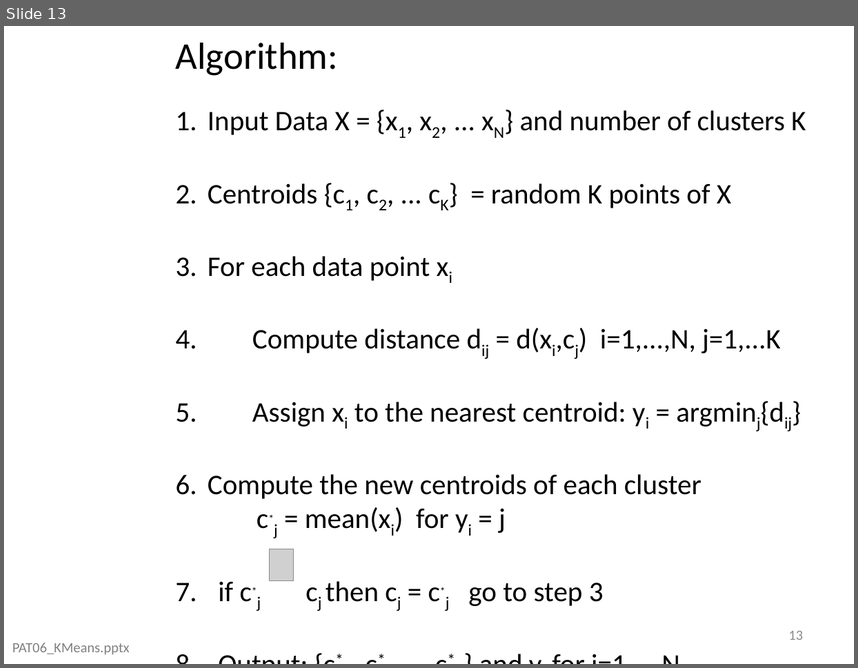
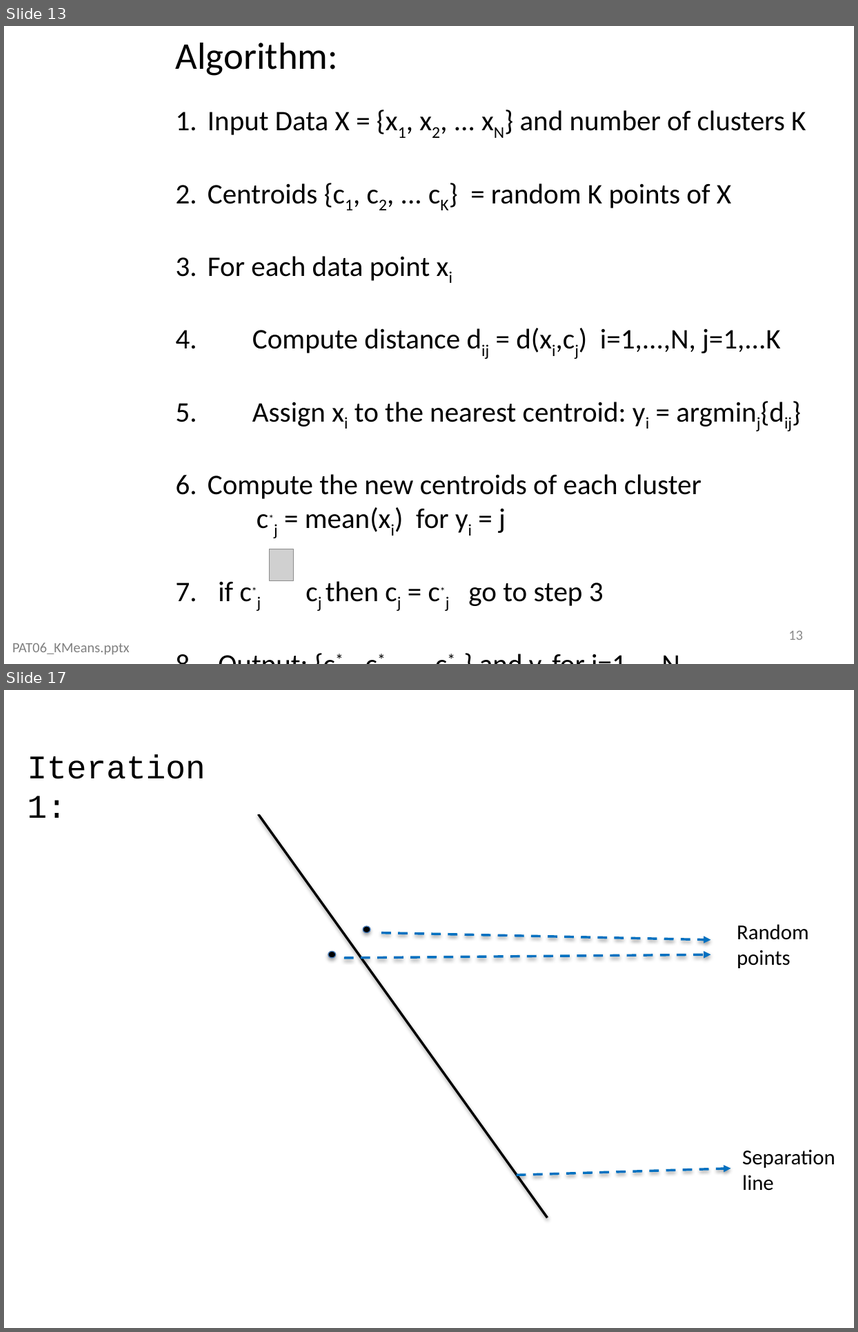
Before and after one commit to domingomery/patrones, a slide deck: clases/Cap06_Clustering/presentations/PAT06_KMeans.pptx. Shown one above the other, each under a label of ours: slide 13 before the commit, slides 13 and 17 after it; the slides between them are not shown. The pictures are 858x668 and 858x1332 pixels, drawn with LibreOffice and Linux fonts; fonts in the diff are those of the drawing; grey boxes stand for pictures; background and template pictures are left out. Boxes give left, top, right and bottom in pixels: in the first picture for what was removed or moved away, otherwise in the second. Text is boxed around its words. In the diff, an @@ line names an element or a change of style, - is before the commit and + after.

```diff
--- a/clases/Cap06_Clustering/presentations/PAT06_KMeans.pptx
+++ b/clases/Cap06_Clustering/presentations/PAT06_KMeans.pptx
@@ slide 17 added at (4, 690, 854, 1328), background picture (left out) @@
@@ group added at (4, 690, 854, 1328): 4 rectangles @@
@@ text added at (27, 754, 205, 818), 28 pt, text #000000 @@
+Iteration 1:
@@ line added from (258, 814) to (547, 1217), #000000 2 pt @@
@@ ellipse added at (363, 926, 370, 933), fill #000000, outline #4B7EBC 0.75 pt @@
@@ arrow added from (381, 932) to (711, 940), #0070C0 2 pt dashed @@
@@ text added at (737, 924, 809, 968), 18 pt, text #000000 @@
+Random
+points
@@ ellipse added at (328, 951, 335, 958), fill #000000, outline #4B7EBC 0.75 pt @@
@@ arrow added from (344, 958) to (711, 954), #0070C0 2 pt dashed @@
@@ text added at (742, 1149, 835, 1190), 18 pt, text #000000 @@
+Separation
+line
@@ arrow added from (517, 1174) to (731, 1167), #0070C0 2 pt dashed @@
```
Also in this commit, not shown: 23 other slides added, 13 other files.
